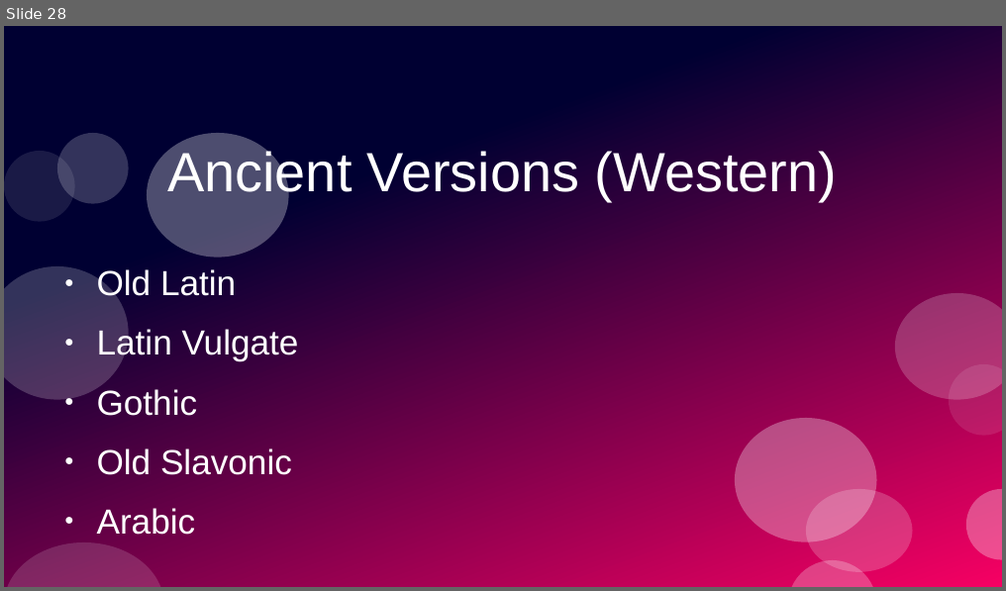
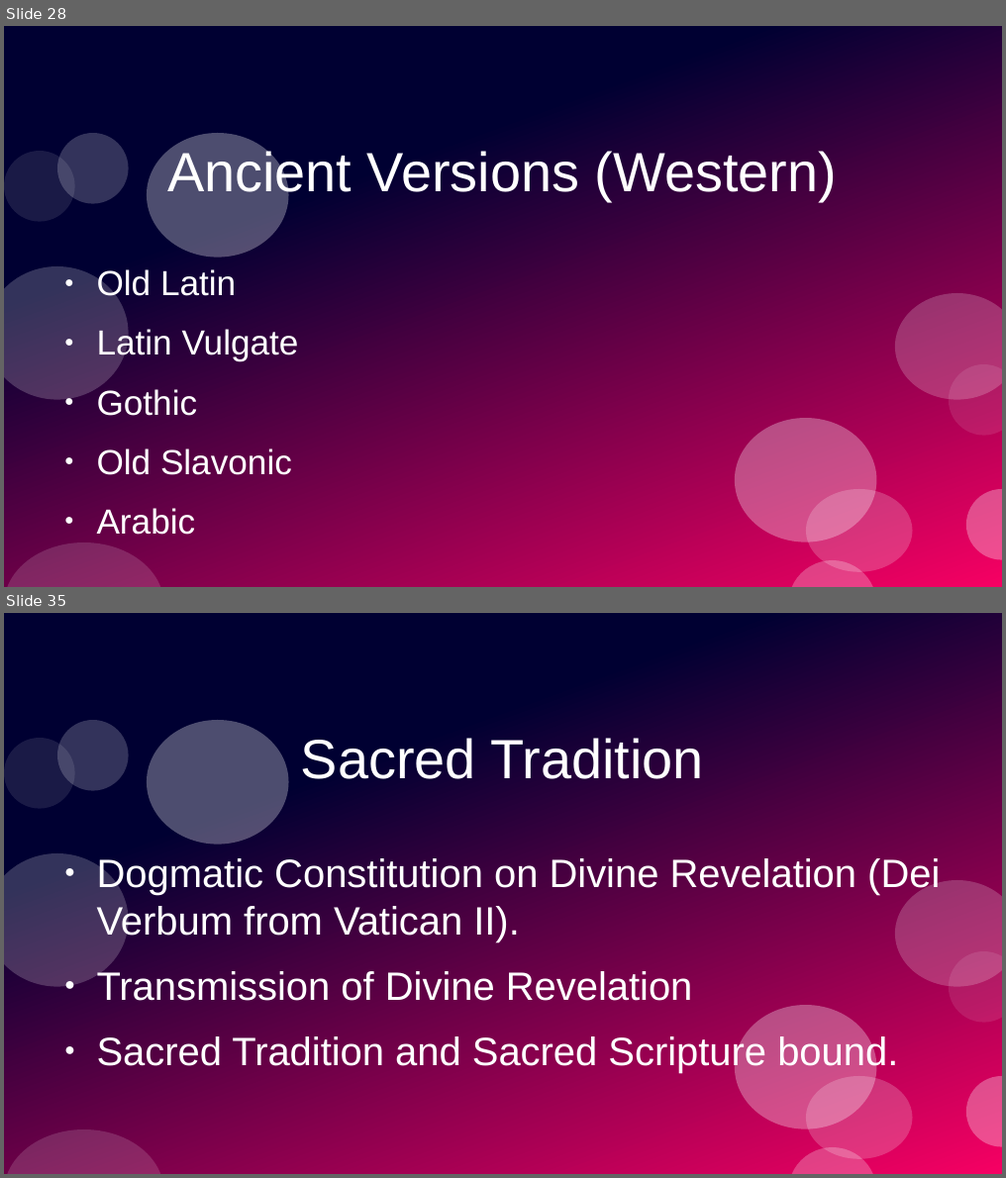
Before and after one commit to stevemac321/Music, a slide deck: LostTransmission.pptx. Shown one above the other, each under a label of ours: slide 28 before the commit, slides 28 and 35 after it; the slides between them are not shown. The pictures are 1006x591 and 1006x1178 pixels, drawn with LibreOffice and Linux fonts; fonts in the diff are those of the drawing. Boxes give left, top, right and bottom in pixels: in the first picture for what was removed or moved away, otherwise in the second. Text is boxed around its words. In the diff, an @@ line names an element or a change of style, - is before the commit and + after.

```diff
--- a/LostTransmission.pptx
+++ b/LostTransmission.pptx
@@ slide 35 added at box(4, 613, 1002, 1174), background #FFFFFF; not listed: 12 template elements that a slide beside it also shows @@
@@ text added at box(301, 738, 703, 779), 44 pt, text #FFFFFF @@
+Sacred Tradition
@@ text added at box(97, 859, 940, 1073), 31.5 pt, text #FFFFFF @@
+● Dogmatic Constitution on Divine Revelation (Dei Verbum from Vatican II).
+● Transmission of Divine Revelation
+● Sacred Tradition and Sacred Scripture bound.
```
Also in this commit, not shown: 1 slide changed, 5 other slides added, 1 slide removed.
